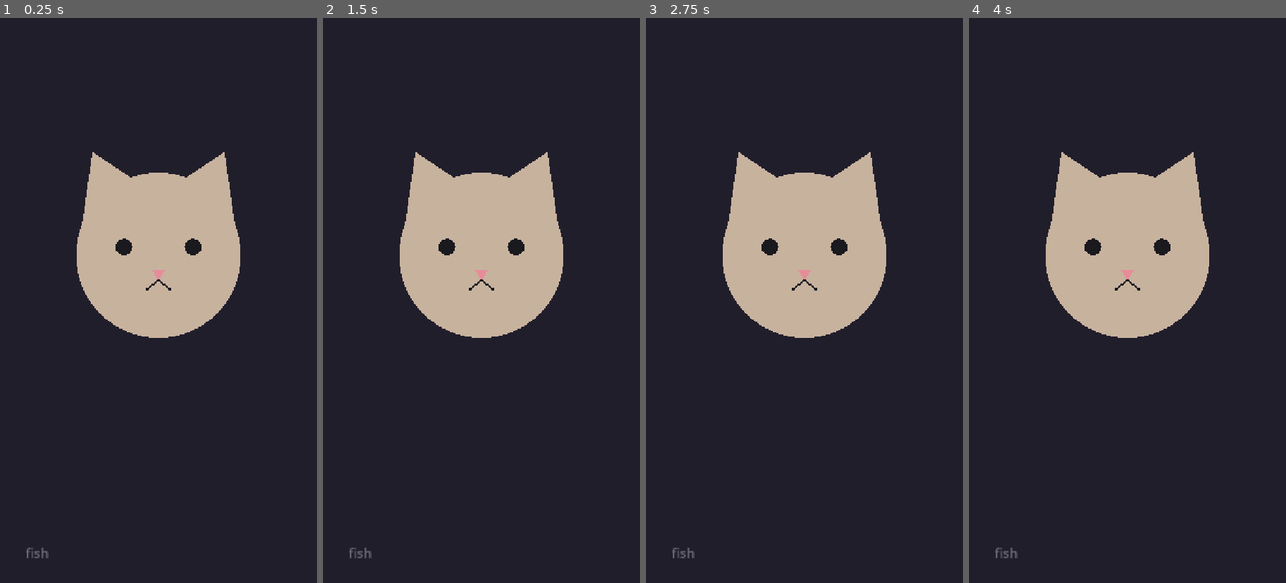
Above: before the commit, frames 1-4 (left to right).
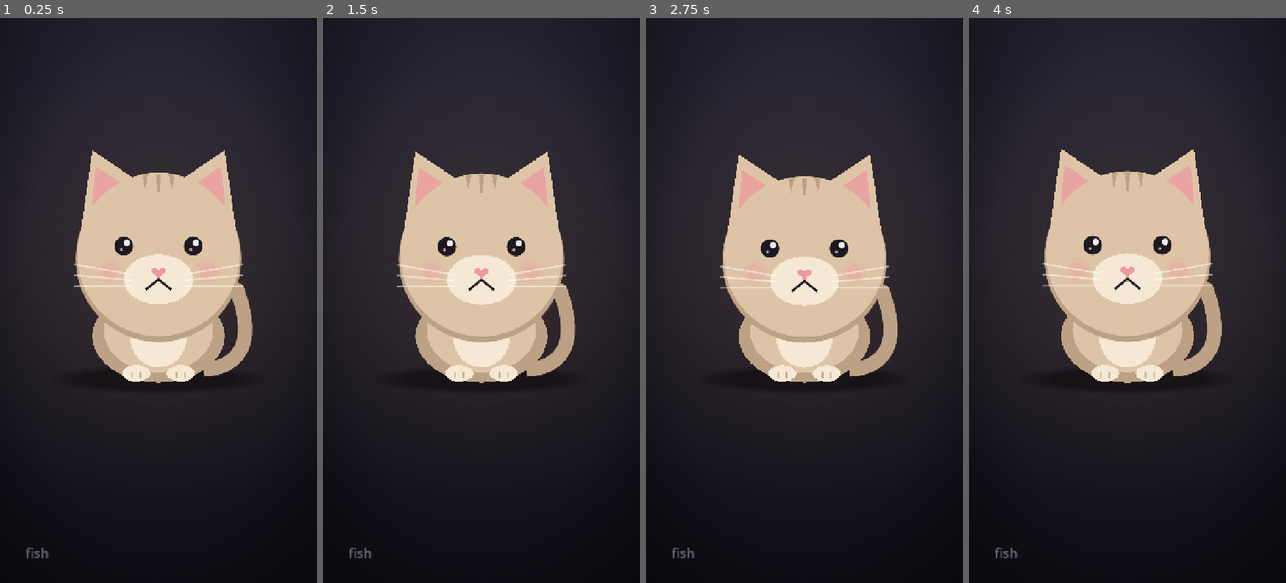
Above: after the commit, the same moments.

Repository: kotaroyamazaki/godot-agent-kit
Game: Godot game, scene res://scenes/main.tscn
Same seed, same stepped clock (60 frames per second), same inputs: the game is played once before the commit and once after it.
Inputs (mouse positions are in pixels of both pictures, inside the frame that each line leads up to):
- Up to frame 1 (0.25 s): no input
- Up to frame 2 (1.5 s): drag from (481, 300) to (513, 176) at 0.52 s; drag from (418, 328) to (465, 413) at 1.27 s
- Up to frame 3 (2.75 s): move the mouse to (836, 176) at 2.02 s; click (836, 176) at 2.17 s
- Up to frame 4 (4 s): tap Enter at 2.75 s; drag from (1111, 413) to (1032, 215) at 2.77 s; move the mouse to (1222, 385) at 3.52 s; click (1222, 385) at 3.67 s

The runs differ from the first frame. In frame 1, 10% of the frame differs, in the area x 0-100%, y 23-100%; in frame 2, 10%; in frame 3, 10%; in frame 4, 10%.

Commit message:
feat: godot-agent-kit デモ動画を作り直し（初見エージェントの実況つき）、サンプルの絵を整えてプレイテストを取り直し
Co-Authored-By: Claude Opus 5.5 <noreply@anthropic.com>

Diff:
--- a/examples/sleepy-cat/scripts/main.gd
+++ b/examples/sleepy-cat/scripts/main.gd
@@ -8,38 +8,57 @@
 const FEED_AMOUNT := 0.4
 const GOAL_SEC := 30.0
 
+const BG_TOP := Color(0.17, 0.16, 0.23)
+const BG_BOTTOM := Color(0.07, 0.065, 0.1)
+const FUR := Color(0.87, 0.77, 0.65)
+const FUR_SHADE := Color(0.74, 0.63, 0.52)
+const FUR_LIGHT := Color(0.96, 0.91, 0.83)
+const INK := Color(0.12, 0.1, 0.13)
+const PINK := Color(0.93, 0.6, 0.63)
+const ORANGE := Color(0.95, 0.55, 0.2)
+const BREATH_SEC := 3.2
+
 var clear: bool = false
 var hunger: float = 0.1
 var elapsed: float = 0.0
 var state: String = "play"  # card | play | lost | won
 var _lost_for: float = 0.0
-
-var _bg: ColorRect
+var _t: float = 0.0  # always runs; drives the idle breathing only
+
+var _bg: Control
 var _cat: Control
-var _bar_bg: ColorRect
-var _bar_fill: ColorRect
+var _bar_bg: Panel
+var _bar_fill: Panel
+var _fill_box: StyleBoxFlat
 var _time_label: Label
 var _msg: Label
 var _feed_label: Label
 var _feed_button: Button
 var _card: Panel
+var _dim: ColorRect
 var _pulse: Tween
+var _vignette: GradientTexture2D
+var _glow: GradientTexture2D
 
 
 func _ready() -> void:
 	clear = "--clear" in OS.get_cmdline_user_args()
+	get_viewport().msaa_2d = Viewport.MSAA_4X
 	_build()
 	get_viewport().size_changed.connect(_layout)
 	_layout()
 	if clear:
 		state = "card"
 		_card.visible = true
+		_dim.visible = true
 
 
 func _build() -> void:
-	_bg = ColorRect.new()
-	_bg.color = Color(0.13, 0.12, 0.17)
+	_vignette = _radial([Color(0, 0, 0, 0), Color(0, 0, 0, 0.1), Color(0, 0, 0, 0.55)], [0.0, 0.55, 1.0])
+	_glow = _radial([Color(1.0, 0.72, 0.45, 0.13), Color(1.0, 0.72, 0.45, 0.0)], [0.0, 1.0])
+	_bg = Control.new()
 	_bg.mouse_filter = Control.MOUSE_FILTER_IGNORE
+	_bg.draw.connect(_draw_bg)
 	add_child(_bg)
 
 	_cat = Control.new()
@@ -50,34 +69,40 @@
 	_msg = Label.new()
 	_msg.horizontal_alignment = HORIZONTAL_ALIGNMENT_CENTER
 	_msg.add_theme_font_size_override("font_size", 40)
+	_msg.add_theme_color_override("font_color", Color(0.98, 0.94, 0.88))
+	_msg.add_theme_color_override("font_shadow_color", Color(0, 0, 0, 0.45))
+	_msg.add_theme_constant_override("shadow_offset_y", 3)
+	_msg.add_theme_constant_override("shadow_offset_x", 0)
 	_msg.mouse_filter = Control.MOUSE_FILTER_IGNORE
 	add_child(_msg)
 
 	if clear:
-		_bar_bg = ColorRect.new()
-		_bar_bg.color = Color(0.25, 0.24, 0.3)
+		_bar_bg = Panel.new()
+		_bar_bg.add_theme_stylebox_override("panel", _box(Color(1, 1, 1, 0.07), 20, Color(1, 1, 1, 0.1), 2))
 		_bar_bg.mouse_filter = Control.MOUSE_FILTER_IGNORE
 		add_child(_bar_bg)
-		_bar_fill = ColorRect.new()
+		_bar_fill = Panel.new()
+		_fill_box = _box(Color(0.3, 0.8, 0.4), 16)
+		_bar_fill.add_theme_stylebox_override("panel", _fill_box)
 		_bar_fill.mouse_filter = Control.MOUSE_FILTER_IGNORE
 		_bar_bg.add_child(_bar_fill)
 		_time_label = Label.new()
 		_time_label.horizontal_alignment = HORIZONTAL_ALIGNMENT_CENTER
 		_time_label.add_theme_font_size_override("font_size", 32)
+		_time_label.add_theme_color_override("font_color", Color(0.85, 0.83, 0.9))
 		_time_label.mouse_filter = Control.MOUSE_FILTER_IGNORE
 		add_child(_time_label)
 		_feed_button = Button.new()
 		_feed_button.text = "FEED FISH"
 		_feed_button.add_theme_font_size_override("font_size", 44)
-		var box := StyleBoxFlat.new()
-		box.bg_color = Color(0.95, 0.55, 0.2)
-		box.set_corner_radius_all(28)
-		box.border_color = Color(1.0, 0.85, 0.5)
-		box.set_border_width_all(6)
-		for style_name in ["normal", "hover", "pressed", "focus"]:
-			_feed_button.add_theme_stylebox_override(style_name, box)
+		_style_button(_feed_button, 36)
 		_feed_button.pressed.connect(_feed)
 		add_child(_feed_button)
+		_dim = ColorRect.new()
+		_dim.color = Color(0.03, 0.03, 0.05, 0.45)
+		_dim.mouse_filter = Control.MOUSE_FILTER_IGNORE
+		_dim.visible = false
+		add_child(_dim)
 		_build_card()
 	else:
 		_feed_label = Label.new()
@@ -92,26 +117,75 @@
 func _build_card() -> void:
 	_card = Panel.new()
 	_card.mouse_filter = Control.MOUSE_FILTER_STOP
-	var box := StyleBoxFlat.new()
-	box.bg_color = Color(0.2, 0.19, 0.27)
-	box.set_corner_radius_all(24)
+	var box := _box(Color(0.2, 0.19, 0.27), 32, Color(1, 1, 1, 0.09), 2)
+	box.shadow_color = Color(0, 0, 0, 0.45)
+	box.shadow_size = 40
+	box.shadow_offset = Vector2(0, 16)
 	_card.add_theme_stylebox_override("panel", box)
 	var title := Label.new()
-	title.name = "Text"
-	title.text = "How to play\n\nKeep the cat fed for 30 seconds.\nThe bar at the top shows how hungry it is.\nWhen the bar turns red, tap FEED FISH."
+	title.name = "Title"
+	title.text = "How to play"
 	title.horizontal_alignment = HORIZONTAL_ALIGNMENT_CENTER
-	title.autowrap_mode = TextServer.AUTOWRAP_WORD_SMART
-	title.add_theme_font_size_override("font_size", 34)
+	title.add_theme_font_size_override("font_size", 40)
+	title.add_theme_color_override("font_color", Color(1.0, 0.68, 0.36))
 	title.mouse_filter = Control.MOUSE_FILTER_IGNORE
 	_card.add_child(title)
+	var text := Label.new()
+	text.name = "Text"
+	text.text = "Keep the cat fed for 30 seconds.\nThe bar at the top shows how hungry it is.\nWhen the bar turns red, tap FEED FISH."
+	text.horizontal_alignment = HORIZONTAL_ALIGNMENT_CENTER
+	text.autowrap_mode = TextServer.AUTOWRAP_WORD_SMART
+	text.add_theme_font_size_override("font_size", 29)
+	text.add_theme_color_override("font_color", Color(0.9, 0.88, 0.94))
+	text.add_theme_constant_override("line_spacing", 6)
+	text.mouse_filter = Control.MOUSE_FILTER_IGNORE
+	_card.add_child(text)
 	var ok := Button.new()
 	ok.name = "Ok"
 	ok.text = "OK"
 	ok.add_theme_font_size_override("font_size", 40)
+	_style_button(ok, 28)
 	ok.pressed.connect(_close_card)
 	_card.add_child(ok)
 	_card.visible = false
 	add_child(_card)
+
+
+func _box(color: Color, radius: int, border: Color = Color(0, 0, 0, 0), border_w: int = 0) -> StyleBoxFlat:
+	var box := StyleBoxFlat.new()
+	box.bg_color = color
+	box.set_corner_radius_all(radius)
+	box.border_color = border
+	box.set_border_width_all(border_w)
+	box.anti_aliasing = true
+	return box
+
+
+func _style_button(b: Button, radius: int) -> void:
+	var states := {
+		"normal": ORANGE, "hover": ORANGE.lightened(0.08), "focus": ORANGE, "pressed": ORANGE.darkened(0.12)}
+	for style_name in states:
+		var box := _box(states[style_name], radius, Color(1.0, 0.82, 0.55), 4)
+		box.shadow_color = Color(0.0, 0.0, 0.0, 0.4)
+		box.shadow_size = 14
+		box.shadow_offset = Vector2(0, 8 if style_name != "pressed" else 3)
+		b.add_theme_stylebox_override(style_name, box)
+	for color_name in ["font_color", "font_hover_color", "font_pressed_color", "font_focus_color"]:
+		b.add_theme_color_override(color_name, Color(0.24, 0.11, 0.03))
+
+
+func _radial(colors: Array, offsets: Array) -> GradientTexture2D:
+	var g := Gradient.new()
+	g.colors = PackedColorArray(colors)
+	g.offsets = PackedFloat32Array(offsets)
+	var tex := GradientTexture2D.new()
+	tex.gradient = g
+	tex.fill = GradientTexture2D.FILL_RADIAL
+	tex.fill_from = Vector2(0.5, 0.5)
+	tex.fill_to = Vector2(1.0, 0.5)
+	tex.width = 256
+	tex.height = 256
+	return tex
 
 
 func _layout() -> void:
@@ -129,46 +203,141 @@
 		_feed_button.size = Vector2(s.x * 0.7, 130)
 		_feed_button.position = Vector2(s.x * 0.15, s.y * 0.82)
 		_feed_button.pivot_offset = _feed_button.size * 0.5
-		_card.size = Vector2(s.x * 0.84, 560)
-		_card.position = Vector2(s.x * 0.08, s.y * 0.25)
+		_dim.size = s
+		_card.size = Vector2(s.x * 0.9, 470)
+		_card.position = Vector2(s.x * 0.05, s.y * 0.32)
+		var title: Label = _card.get_node("Title")
+		title.position = Vector2(30, 44)
+		title.size = Vector2(_card.size.x - 60, 60)
 		var text: Label = _card.get_node("Text")
-		text.position = Vector2(30, 40)
-		text.size = Vector2(_card.size.x - 60, 360)
+		text.position = Vector2(20, 130)
+		text.size = Vector2(_card.size.x - 40, 200)
 		var ok: Button = _card.get_node("Ok")
 		ok.size = Vector2(240, 90)
-		ok.position = Vector2((_card.size.x - 240) * 0.5, 440)
+		ok.position = Vector2((_card.size.x - 240) * 0.5, 350)
 	else:
 		_feed_label.position = Vector2(s.x * 0.08, s.y * 0.93)
 		_feed_label.size = Vector2(90, 44)
+	_bg.queue_redraw()
 	_cat.queue_redraw()
+
+
+func _draw_bg() -> void:
+	var s := get_viewport_rect().size
+	_bg.draw_polygon(PackedVector2Array([Vector2.ZERO, Vector2(s.x, 0), s, Vector2(0, s.y)]),
+		PackedColorArray([BG_TOP, BG_TOP, BG_BOTTOM, BG_BOTTOM]))
+	var c := Vector2(s.x * 0.5, s.y * 0.45)
+	var gr := s.x * 0.75
+	_bg.draw_texture_rect(_glow, Rect2(c - Vector2(gr, gr), Vector2(gr, gr) * 2.0), false)
+	var v := s * 0.78
+	_bg.draw_texture_rect(_vignette, Rect2(s * 0.5 - v, v * 2.0), false)
+
+
+func _ellipse(center: Vector2, rx: float, ry: float, from: float = 0.0, to: float = TAU, n: int = 40) -> PackedVector2Array:
+	var pts := PackedVector2Array()
+	for i in n + 1:
+		var a: float = lerpf(from, to, float(i) / n)
+		pts.append(center + Vector2(cos(a) * rx, sin(a) * ry))
+	return pts
 
 
 func _draw_cat() -> void:
 	var s := get_viewport_rect().size
 	var c := Vector2(s.x * 0.5, s.y * 0.42)
 	var r := minf(s.x * 0.26, 190.0)
-	var fur := Color(0.78, 0.7, 0.62)
-	var dark := Color(0.1, 0.1, 0.12)
+	var ground := c.y + r * 1.5
+	var k := sin(_t * TAU / BREATH_SEC)
+
+	# Ground shadow, soft: a few stacked ellipses. It stays put while the cat breathes.
+	for i in 4:
+		var f := 1.0 + i * 0.12
+		_cat.draw_colored_polygon(_ellipse(Vector2(c.x, ground), r * 0.95 * f, r * 0.13 * f), Color(0, 0, 0, 0.13))
+
+	# Breathing: scale the whole cat a little from the ground point.
+	var sc := Vector2(1.0 + 0.006 * k, 1.0 + 0.014 * k)
+	var base := Vector2(c.x, ground)
+	_cat.draw_set_transform(base - base * sc, 0.0, sc)
+
+	# Tail behind the body.
+	var tail := PackedVector2Array()
+	for i in 13:
+		var u := float(i) / 12.0
+		tail.append(c + Vector2(r * (0.55 + 0.5 * sin(u * 2.2)), r * (1.38 - 0.95 * u * u)))
+	_cat.draw_polyline(tail, FUR_SHADE, r * 0.17, true)
+	_cat.draw_circle(tail[tail.size() - 1], r * 0.085, FUR_SHADE, true, -1.0, true)
+
+	# Body and paws.
+	_cat.draw_colored_polygon(_ellipse(c + Vector2(0, r * 0.98), r * 0.8, r * 0.56), FUR_SHADE)
+	_cat.draw_colored_polygon(_ellipse(c + Vector2(0, r * 0.92), r * 0.66, r * 0.5), FUR)
+	_cat.draw_colored_polygon(_ellipse(c + Vector2(0, r * 1.0), r * 0.34, r * 0.36), FUR_LIGHT)
+	for sx in [-1.0, 1.0]:
+		var p: Vector2 = c + Vector2(sx * r * 0.27, r * 1.43)
+		_cat.draw_colored_polygon(_ellipse(p, r * 0.17, r * 0.1), FUR_LIGHT)
+		for tx in [-1.0, 1.0]:
+			_cat.draw_line(p + Vector2(tx * r * 0.05, -r * 0.02), p + Vector2(tx * r * 0.05, r * 0.06), FUR_SHADE, 2.5, true)
+
+	# Ears: outer fur, inner pink.
 	for sx in [-1.0, 1.0]:
 		_cat.draw_colored_polygon(PackedVector2Array([
 			c + Vector2(sx * r * 0.95, -r * 0.2),
 			c + Vector2(sx * r * 0.8, -r * 1.25),
-			c + Vector2(sx * r * 0.2, -r * 0.85)]), fur)
-	_cat.draw_circle(c, r, fur)
+			c + Vector2(sx * r * 0.2, -r * 0.85)]), FUR)
+		_cat.draw_colored_polygon(PackedVector2Array([
+			c + Vector2(sx * r * 0.82, -r * 0.42),
+			c + Vector2(sx * r * 0.76, -r * 1.06),
+			c + Vector2(sx * r * 0.36, -r * 0.8)]), PINK.lerp(FUR, 0.25))
+
+	# Head: a darker rim underneath gives it weight, then the face and a lighter muzzle.
+	_cat.draw_circle(c + Vector2(0, r * 0.05), r, FUR_SHADE, true, -1.0, true)
+	_cat.draw_circle(c, r * 0.98, FUR, true, -1.0, true)
+	_cat.draw_colored_polygon(_ellipse(c + Vector2(0, r * 0.3), r * 0.42, r * 0.3), FUR_LIGHT)
+	for i in 3:
+		var x := (i - 1) * r * 0.16
+		var ln := r * (0.26 if i == 1 else 0.19)
+		_cat.draw_colored_polygon(PackedVector2Array([
+			c + Vector2(x - r * 0.035, -r * 0.96), c + Vector2(x + r * 0.035, -r * 0.96),
+			c + Vector2(x, -r * 0.96 + ln)]), FUR_SHADE)
+
+	# Cheeks.
+	for sx in [-1.0, 1.0]:
+		var cheek: Vector2 = c + Vector2(sx * r * 0.6, r * 0.2)
+		_cat.draw_circle(cheek, r * 0.15, Color(PINK, 0.18), true, -1.0, true)
+		_cat.draw_circle(cheek, r * 0.1, Color(PINK, 0.25), true, -1.0, true)
+
+	# Eyes: open with highlights, or closed into lines when hungry.
 	var eye_y := c.y - r * 0.1
 	for sx in [-1.0, 1.0]:
 		var ex: float = c.x + sx * r * 0.42
 		if hunger < 0.7:
-			_cat.draw_circle(Vector2(ex, eye_y), r * 0.1, dark)
+			_cat.draw_circle(Vector2(ex, eye_y), r * 0.11, INK, true, -1.0, true)
+			_cat.draw_circle(Vector2(ex + r * 0.035, eye_y - r * 0.04), r * 0.035, Color(1, 1, 1, 0.92), true, -1.0, true)
+			_cat.draw_circle(Vector2(ex - r * 0.03, eye_y + r * 0.04), r * 0.015, Color(1, 1, 1, 0.6), true, -1.0, true)
 		else:
-			_cat.draw_line(Vector2(ex - r * 0.14, eye_y - r * 0.03 * sx), Vector2(ex + r * 0.14, eye_y + r * 0.03 * sx), dark, 7.0)
+			var a := Vector2(ex - r * 0.14, eye_y - r * 0.03 * sx)
+			var b := Vector2(ex + r * 0.14, eye_y + r * 0.03 * sx)
+			_cat.draw_line(a, b, INK, 7.0, true)
+			_cat.draw_circle(a, 3.5, INK, true, -1.0, true)
+			_cat.draw_circle(b, 3.5, INK, true, -1.0, true)
+
+	# Whiskers.
+	for sx in [-1.0, 1.0]:
+		for i in 3:
+			var from: Vector2 = c + Vector2(sx * r * 0.32, r * (0.24 + i * 0.07))
+			var to: Vector2 = c + Vector2(sx * r * 1.02, r * (0.12 + i * 0.13))
+			_cat.draw_line(from, to, Color(1, 1, 1, 0.5), 2.5, true)
+
+	# Nose and the small "^" mouth.
 	_cat.draw_colored_polygon(PackedVector2Array([
-		c + Vector2(-r * 0.08, r * 0.18), c + Vector2(r * 0.08, r * 0.18), c + Vector2(0, r * 0.3)]), Color(0.9, 0.55, 0.6))
-	_cat.draw_line(c + Vector2(0, r * 0.3), c + Vector2(-r * 0.15, r * 0.42), dark, 4.0)
-	_cat.draw_line(c + Vector2(0, r * 0.3), c + Vector2(r * 0.15, r * 0.42), dark, 4.0)
+		c + Vector2(-r * 0.08, r * 0.18), c + Vector2(r * 0.08, r * 0.18), c + Vector2(0, r * 0.3)]), PINK)
+	_cat.draw_circle(c + Vector2(-r * 0.045, r * 0.195), r * 0.035, PINK, true, -1.0, true)
+	_cat.draw_circle(c + Vector2(r * 0.045, r * 0.195), r * 0.035, PINK, true, -1.0, true)
+	_cat.draw_line(c + Vector2(0, r * 0.3), c + Vector2(-r * 0.15, r * 0.42), INK, 4.0, true)
+	_cat.draw_line(c + Vector2(0, r * 0.3), c + Vector2(r * 0.15, r * 0.42), INK, 4.0, true)
+	_cat.draw_set_transform(Vector2.ZERO, 0.0, Vector2.ONE)
 
 
 func _process(delta: float) -> void:
+	_t += delta
 	if state == "play":
 		elapsed += delta
 		hunger = minf(1.0, hunger + HUNGER_PER_SEC * delta)
@@ -181,9 +350,12 @@
 		if not clear and _lost_for > 3.0:
 			_restart()
 	if clear:
-		var w: float = _bar_bg.size.x
-		_bar_fill.size = Vector2(w * hunger, _bar_bg.size.y)
-		_bar_fill.color = Color(0.3, 0.8, 0.4).lerp(Color(0.9, 0.2, 0.2), clampf((hunger - 0.4) / 0.5, 0.0, 1.0))
+		var inner := _bar_bg.size - Vector2(8, 8)
+		var w: float = maxf(inner.x * hunger, 2.0)
+		_bar_fill.position = Vector2(4, 4)
+		_bar_fill.size = Vector2(w, inner.y)
+		_fill_box.set_corner_radius_all(int(minf(inner.y * 0.5, w * 0.5)))
+		_fill_box.bg_color = Color(0.3, 0.8, 0.4).lerp(Color(0.9, 0.2, 0.2), clampf((hunger - 0.4) / 0.5, 0.0, 1.0))
 		_time_label.text = "%d / %d s" % [int(elapsed), int(GOAL_SEC)]
 		_set_pulse(state == "play" and hunger > 0.6)
 	_cat.queue_redraw()
@@ -217,6 +389,7 @@
 
 func _close_card() -> void:
 	_card.visible = false
+	_dim.visible = false
 	state = "play"
 
 
Not shown, changed: docs/demo/demo.mp4
Not shown, changed: examples/sleepy-cat/playtests/01.md
Not shown, changed: examples/sleepy-cat/playtests/02.md
Not shown, changed: skills/playtest/SKILL.md
